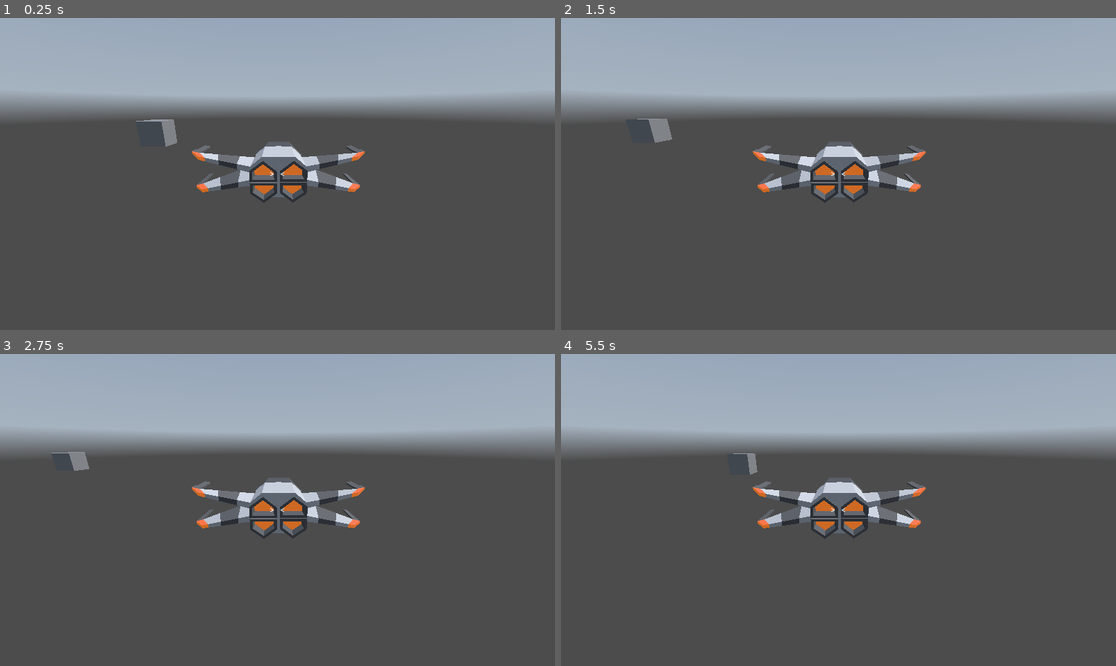
Above: before the commit, frames 1-4 (two rows, left to right).
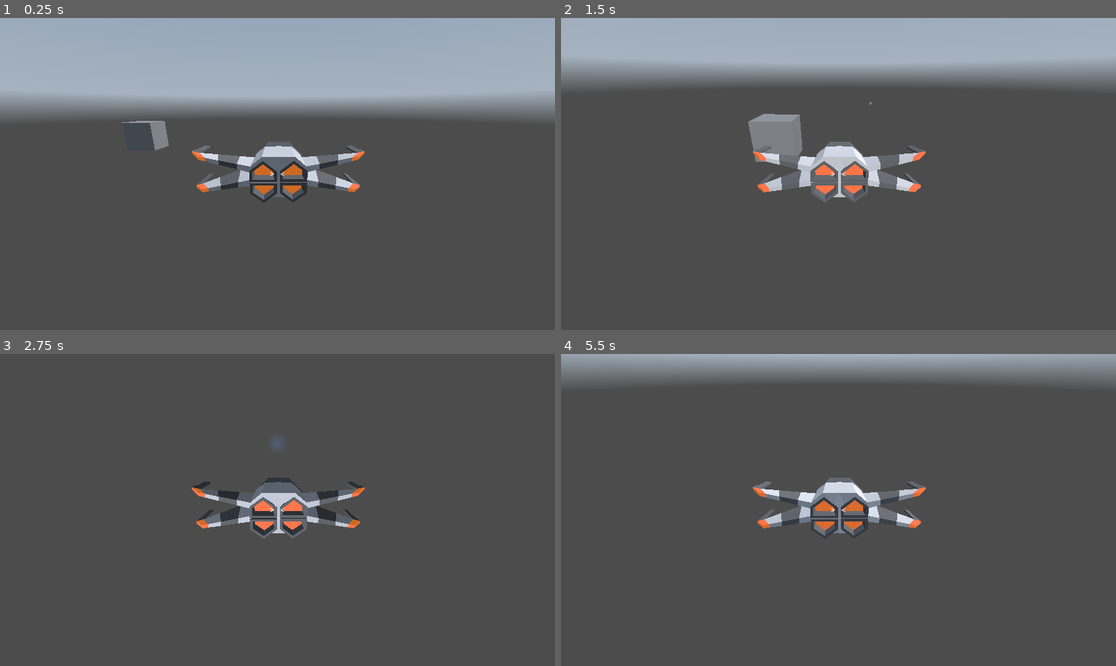
Above: after the commit, the same moments.

Repository: matousposp08/SpaceGame
Game: Godot game, scene res://scenes/world.tscn
Same seed, same stepped clock (60 frames per second), same inputs: the game is played once before the commit and once after it. A sky picture missing from this copy of the repository is replaced by a grey-blue gradient.
Inputs:
- Up to frame 1 (0.25 s): no input
- Up to frame 2 (1.5 s): tap Enter (ui_accept) at 0.5, 0.77, 1.07 s; hold Right (ui_right) 0.53-1.28 s; hold Shift (boost) 0.53-1.28 s; tap Space (shoot) at 0.8, 1.35 s; hold Down (ui_down) from 1.28 s (still down)
- Up to frame 3 (2.75 s): tap Enter (ui_accept) at 1.52, 1.55, 1.82, 2.1 s; release Down (ui_down) at 2.03 s; hold Right (ui_right) from 2.03 s (still down); hold Shift (boost) from 2.03 s (still down)
- Up to frame 4 (5.5 s): release Right (ui_right) at 2.78 s; release Shift (boost) at 2.78 s; hold Up (ui_up) 2.78-3.53 s; tap Shift (boost) at 2.85, 4.35 s; tap Enter (ui_accept) at 3.02, 3.32, 3.77, 3.8, 4.07, 4.52, 4.82 s; tap Space (shoot) at 3.05, 3.6, 5.1 s; hold Left (ui_left) 3.53-5.03 s; hold Down (ui_down) from 5.03 s (still down)

The runs differ from the first frame. In frame 1, 0.3% of the frame differs, in the area x 21-32%, y 32-43%; in frame 2, 18%; in frame 3, 35%, in the area x 0-100%, y 0-60%; in frame 4, 30%.

Commit message:
player: rework movement and implement laser

Diff:
--- a/Dogfights/scenes/root.tscn
+++ b/Dogfights/scenes/root.tscn
@@ -19,7 +19,7 @@
 [node name="Scenery" type="Node3D" parent="."]
 
 [node name="CSGBox3D3" type="CSGBox3D" parent="Scenery"]
-transform = Transform3D(1, 0, 0, 0, 1, 0, 0, 0, 1, 5, 0, 5)
+transform = Transform3D(5, 0, 0, 0, 5, 0, 0, 0, 5, 5, 0, 5)
 
 [node name="DirectionalLight3D" type="DirectionalLight3D" parent="Scenery"]
 transform = Transform3D(0.688355, 0.526168, -0.499315, 0, 0.688355, 0.725374, 0.725374, -0.499315, 0.473832, 0, 10, 0)
@@ -57,5 +57,5 @@
 horizontal_alignment = 1
 vertical_alignment = 1
 
-[node name="plane" parent="." instance=ExtResource("3_nsaci")]
+[node name="ship" parent="." instance=ExtResource("3_nsaci")]
 transform = Transform3D(0.1, 0, 0, 0, 0.1, 0, 0, 0, 0.1, 0, 0, 0)
--- a/Dogfights/scenes/ship.tscn
+++ b/Dogfights/scenes/ship.tscn
@@ -24,3 +24,6 @@
 
 [node name="Camera3D" type="Camera3D" parent="."]
 transform = Transform3D(-1, 2.44053e-16, 8.74228e-08, 2.71123e-08, 0.950695, 0.310129, -8.31124e-08, 0.310129, -0.950695, 2.08165e-12, 10, -36.1968)
+
+[node name="SpotLight3D" type="SpotLight3D" parent="."]
+transform = Transform3D(-1, 3.48787e-16, 8.74228e-08, 3.48787e-16, 1, -3.48787e-16, -8.74228e-08, -3.48787e-16, -1, 0, 0, 11.6102)
--- a/Dogfights/scripts/laser.gd
+++ b/Dogfights/scripts/laser.gd
@@ -1,11 +1,11 @@
 extends Node3D
 
-var SPEED = 30
+var SPEED = -180
 var x
 # Called when the node enters the scene tree for the first time.
 func _ready():
+	scale *= 5
 	x = 600
-
 
 # Called every frame. 'delta' is the elapsed time since the previous frame.
 func _process(delta):
--- a/Dogfights/scripts/plane.gd
+++ b/Dogfights/scripts/plane.gd
@@ -1,8 +1,12 @@
 extends CharacterBody3D
 
 
-const SPEED = 5.0
+var SPEED = -3
 const JUMP_VELOCITY = 4.5
+var xvel = 0
+var yvel = 0
+
+var LASER : PackedScene = preload('res://scenes/laser.tscn')
 
 # Get the gravity from the project settings to be synced with RigidBody nodes.
 var gravity = ProjectSettings.get_setting("physics/3d/default_gravity")
@@ -14,18 +18,57 @@
 	#	velocity.y -= gravity * delta
 
 	# Handle jump.
-	if Input.is_action_just_pressed("ui_accept") and is_on_floor():
-		velocity.y = JUMP_VELOCITY
-
+	#if Input.is_action_just_pressed("ui_accept") and is_on_floor():
+	#	velocity.y = JUMP_VELOCITY
+	#rotation_degrees.z = 0
 	# Get the input direction and handle the movement/deceleration.
 	# As good practice, you should replace UI actions with custom gameplay actions.
+	global_transform.origin -= transform.basis.z.normalized() * SPEED * delta
 	var input_dir = Input.get_vector("ui_left", "ui_right", "ui_up", "ui_down")
-	var direction = (transform.basis * Vector3(input_dir.x, 0, input_dir.y)).normalized()
-	if direction:
-		velocity.x = -1 * direction.x * SPEED
-		velocity.z = -1 * direction.z * SPEED
-	else:
-		velocity.x = move_toward(velocity.x, 0, SPEED)
-		velocity.z = move_toward(velocity.z, 0, SPEED)
+	#var direction = (transform.basis * Vector3(input_dir.x, input_dir.y, 0)).normalized()
+	if (Input.is_action_pressed("boost")) :
+		SPEED = -8
+	else :
+		SPEED = -3
+
+	if input_dir.x < 0:
+		xvel -= 0.1
+		if (xvel < -2):
+			xvel = -2
+	elif input_dir.x > 0:
+		xvel += 0.1
+		if (xvel > 2):
+			xvel = 2
+	else :
+		if (xvel > 0) :
+			xvel -= 0.05
+		if (xvel < 0) :
+			xvel += 0.05
+	if input_dir.y < 0:
+		yvel -= 0.1
+		if (yvel < -2):
+			yvel = -2
+	elif input_dir.y > 0:
+		yvel += 0.1
+		if (yvel > 2):
+			yvel = 2
+	else :
+		if (yvel > 0) :
+			yvel -= 0.05
+		if (yvel < 0) :
+			yvel += 0.05
+
+	print(input_dir)
+	rotation_degrees.y += xvel
+	rotation_degrees.x += yvel
+	if (Input.is_action_just_pressed("shoot")) :
+		laser(position, transform.basis)
 
 	move_and_slide()
+
+func laser(pos, bas):
+	var instance = LASER.instantiate()
+	instance.position = pos
+	instance.transform.basis = bas
+	print(str(position) + " " + str(instance.position))
+	get_parent().add_child(instance)
